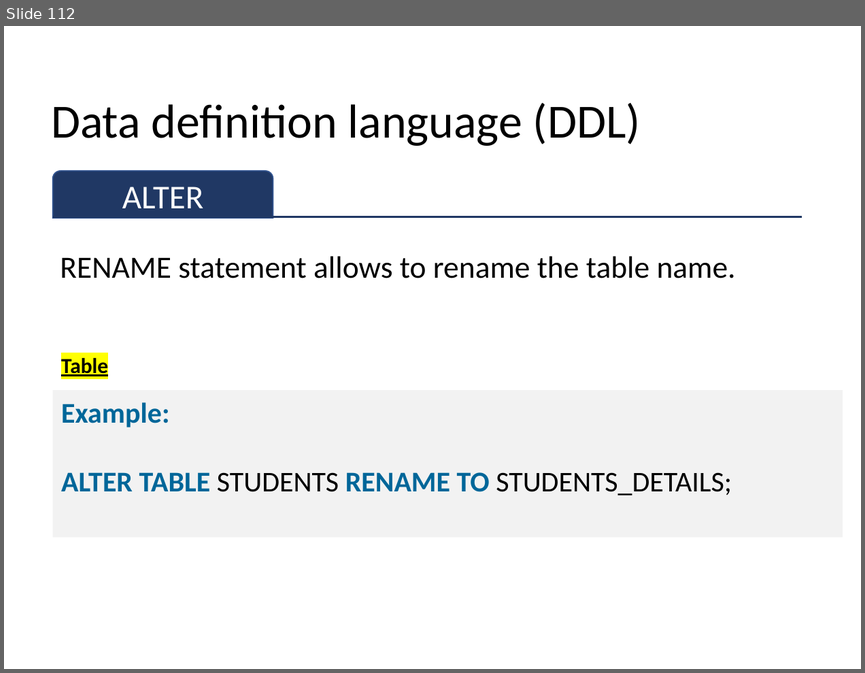
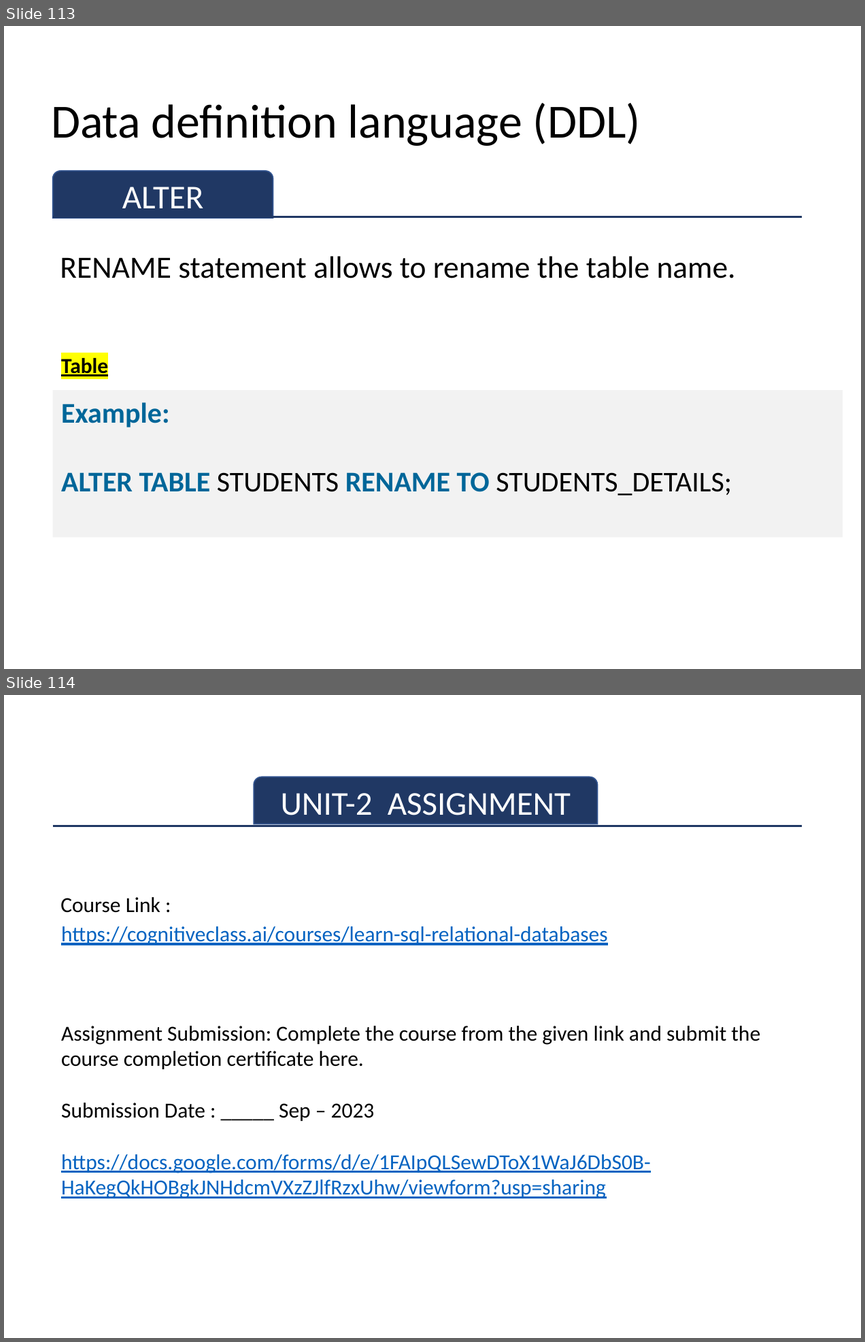
Before and after one commit to sitmbadept/sitmbadept.github.io, a slide deck: 2023/UNIT_2/Site/UNIT-2-PART-1.pptx. Shown one above the other, each under a label of ours: slide 112 before the commit, slides 113 and 114 after it. The pictures are 865x673 and 865x1342 pixels, drawn with LibreOffice and Linux fonts; fonts in the diff are those of the drawing. Boxes give left, top, right and bottom in pixels: in the first picture for what was removed or moved away, otherwise in the second. Text is boxed around its words. In the diff, an @@ line names an element or a change of style, - is before the commit and + after.

```diff
--- a/2023/UNIT_2/Site/UNIT-2-PART-1.pptx
+++ b/2023/UNIT_2/Site/UNIT-2-PART-1.pptx
@@ slide 114 added at box(4, 695, 861, 1338), background #FFFFFF @@
@@ round same rect added at box(254, 777, 597, 824), fill #203864, outline #325491 1 pt, 28 pt, text #FFFFFF @@
+UNIT-2 ASSIGNMENT
@@ line added from (53, 826) to (802, 826), #203864 1.5 pt @@
@@ text added at box(60, 897, 160, 913), 18 pt, text #000000 @@
+Course Link :
@@ text added at box(61, 926, 608, 945), 18 pt, text #0563C1, underline @@
+https://cognitiveclass.ai/courses/learn-sql-relational-databases
@@ text added at box(61, 1025, 760, 1198), 18 pt, text #000000 @@
+Assignment Submission: Complete the course from the given link and submit the course completion certificate here.
+Submission Date : _____ Sep – 2023
+https://docs.google.com/forms/d/e/1FAIpQLSewDToX1WaJ6DbS0B-HaKegQkHOBgkJNHdcmVXzZJlfRzxUhw/viewform?usp=sharing
@@ what was slide 112 is now slide 113 @@
```
Also in this commit, not shown: 1 other slide added, 3 other files.
